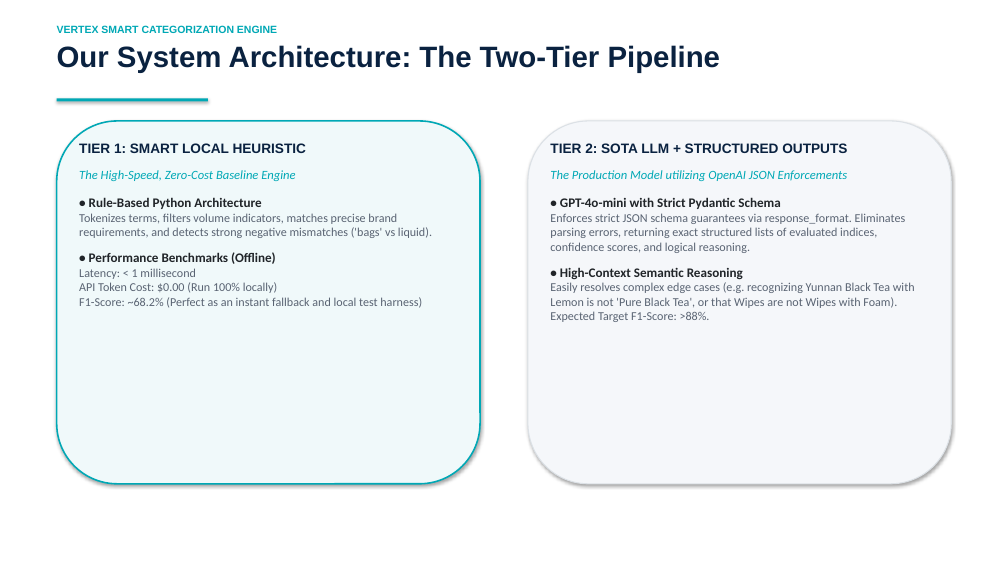
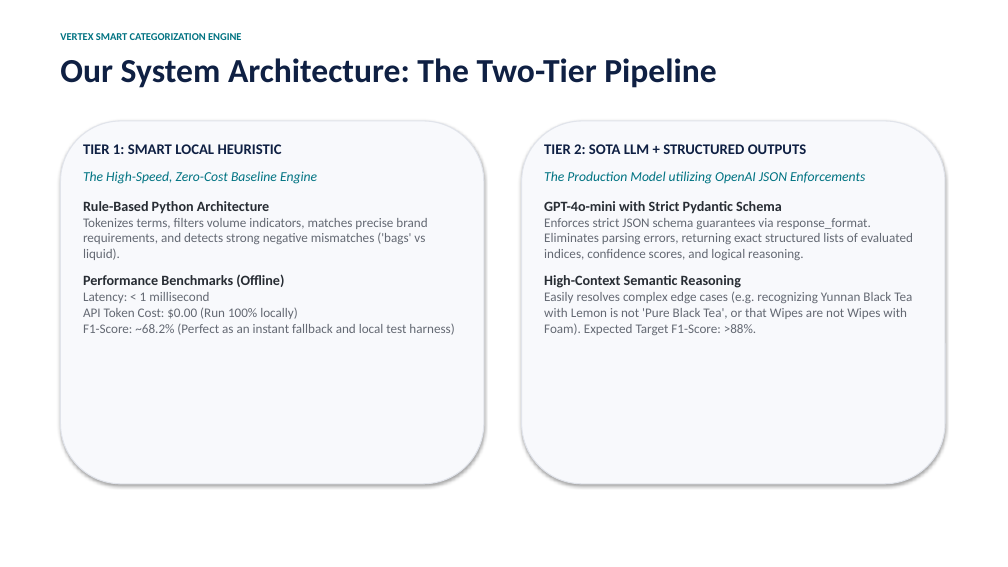
Before and after one commit to rahiakil/tkhome, a slide deck: slide 4 of presentation_slides.pptx. Drawn at 1008x567 pixels with LibreOffice and Linux fonts; fonts in the diff are those of the drawing. Boxes give left, top, right and bottom in pixels: in the first picture for what was removed or moved away, otherwise in the second. Text is boxed around its words. In the diff, an @@ line names an element or a change of style, - is before the commit and + after.

```diff
--- a/presentation_slides.pptx
+++ b/presentation_slides.pptx
@@ text "VERTEX SMART CATEGORIZATION ENGINE": place and size @@
-text "VERTEX SMART CATEGORIZATION ENGINE" at (57,25,277,33)
+text "VERTEX SMART CATEGORIZATION ENGINE" at (60,33,241,40)
@@ text "VERTEX SMART CATEGORIZATION ENGINE" at (60,33,241,40): font Arial to Calibri, text colour #00A8B5 to #007382 @@
@@ text "Our System Architecture: The Two-Tier ...": place and size @@
-text "Our System Architecture: The Two-Tier ..." at (57,45,721,73)
+text "Our System Architecture: The Two-Tier ..." at (60,58,716,88)
@@ text "Our System Architecture: The Two-Tier ..." at (60,58,716,88): size 28 to 32 pt, font Arial to Calibri, text colour #0A2240 to #0F2043 @@
@@ rectangle removed at (57,98,208,101) @@
@@ rounded rectangle: place and size @@
-rounded rectangle at (57,121,480,484)
+rounded rectangle at (60,121,484,484)
@@ rounded rectangle at (60,121,484,484): fill #F0F9FA to #F8F9FC; outline #00A8B5 1.5 pt to #E1E4EB 1 pt @@
@@ text at (83,144,454,335): size 13 to 14 pt, font Arial to Calibri, text colour #0A2240 to #0F2043 in "TIER 1: SMART LOCAL HEURISTIC"; size 12 to 13 pt, text colour #00A8B5 to #007382 in "The High-Speed, Zero-Cost Baseline Engine"; size 11.5 to 12.5 pt, text colour #5A6473 to #646973 in "Tokenizes terms, filters volume indicators, matches precise ...", "Latency: < 1 millisecond API Token Cost: ..." @@
@@ rounded rectangle: place and size @@
-rounded rectangle at (528,121,951,484)
+rounded rectangle at (522,121,945,484)
@@ rounded rectangle at (522,121,945,484): fill #F5F7FA to #F8F9FC; outline #DCE1E6 1 pt to #E1E4EB 1 pt @@
@@ text at (544,144,913,335): size 13 to 14 pt, font Arial to Calibri, text colour #0A2240 to #0F2043 in "TIER 2: SOTA LLM + STRUCTURED OUTPUTS"; size 12 to 13 pt, text colour #00A8B5 to #007382 in "The Production Model utilizing OpenAI JSON Enforcements"; size 11.5 to 12.5 pt, text colour #5A6473 to #646973 in "Enforces strict JSON schema guarantees via response_format. ...", "Easily resolves complex edge cases (e.g. recognizing ..." @@
@@ text at (83,201,269,214): text changed; size 12.5 to 13.5 pt; text colour #212529 to #282D34 @@
-• Rule-Based Python Architecture
+Rule-Based Python Architecture
@@ text at (544,201,782,214): text changed; size 12.5 to 13.5 pt; text colour #212529 to #282D34 @@
-• GPT-4o-mini with Strict Pydantic Schema
+GPT-4o-mini with Strict Pydantic Schema
@@ text at (89,252,276,264): text changed; size 12.5 to 13.5 pt; text colour #212529 to #282D34 @@
-• Performance Benchmarks (Offline)
+Performance Benchmarks (Offline)
@@ text at (748,249,803,260): text changed; size 12.5 to 13.5 pt; text colour #212529 to #282D34 @@
-• High-Context Semantic Reasoning
+High-Context Semantic Reasoning
```
Also in this commit, not shown: 7 other slides changed, 3 other files.
